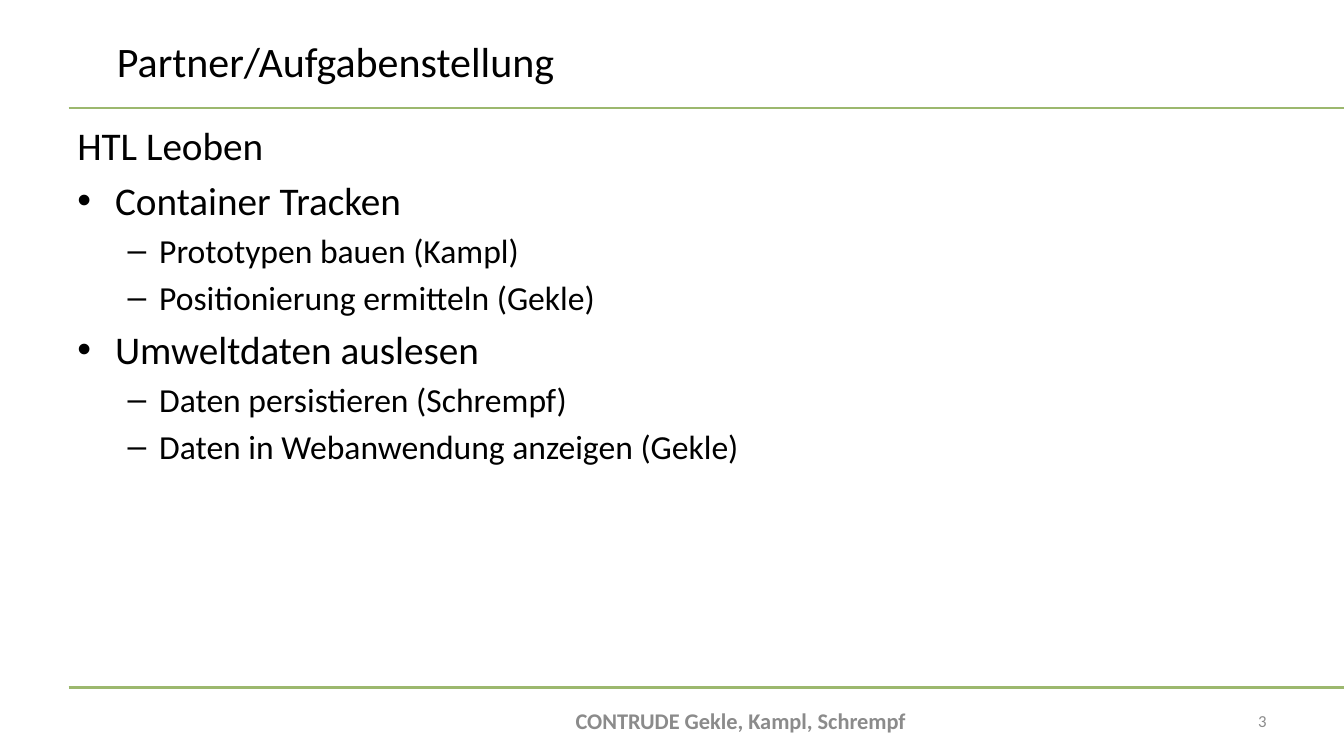
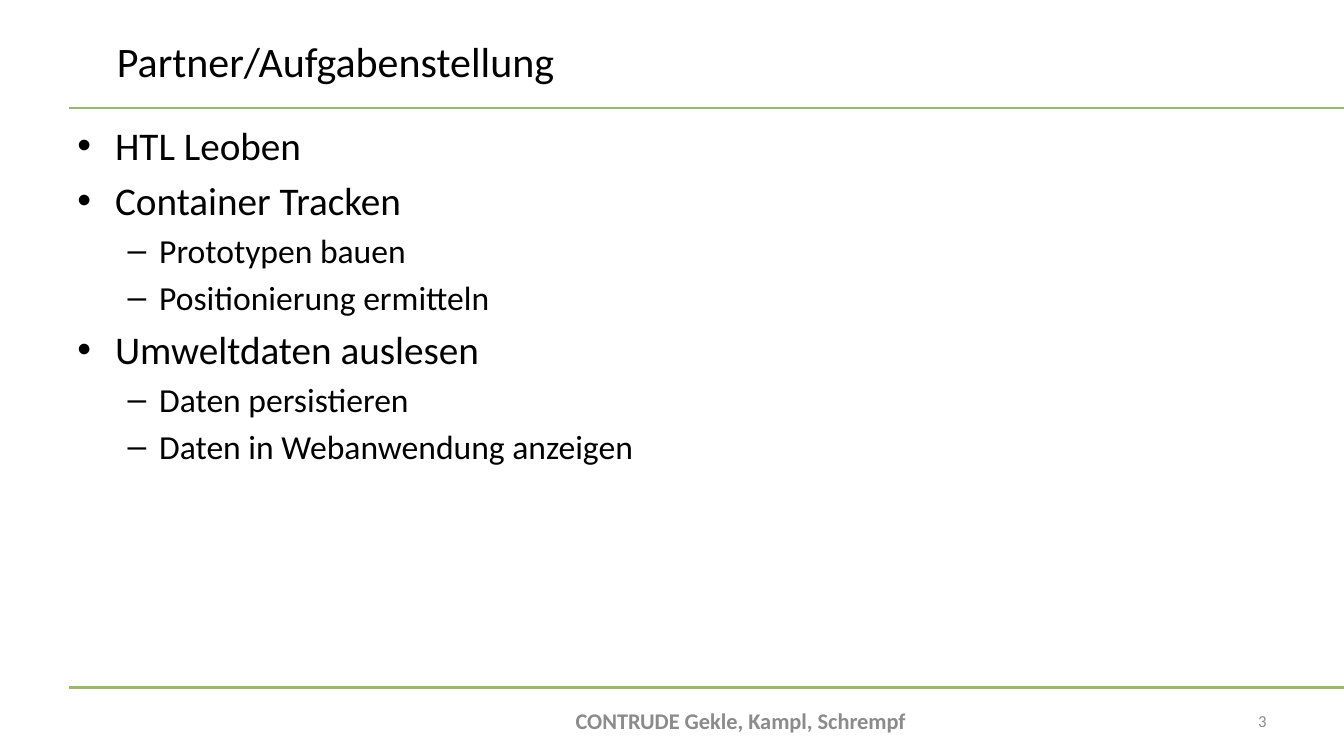
Before and after one commit to bitsneak/Contrude, a slide deck: slide 3 of Diplomarbeit/doc/Presentations/DA-Präsentation2024_Erstpräsentation.pptx. Drawn at 1344x756 pixels with LibreOffice and Linux fonts; fonts in the diff are those of the drawing; background and template pictures are left out. Boxes give left, top, right and bottom in pixels: in the first picture for what was removed or moved away, otherwise in the second. Text is boxed around its words. In the diff, an @@ line names an element or a change of style, - is before the commit and + after.

Commit message:
final presentations #26

```diff
--- a/Diplomarbeit/doc/Presentations/DA-Präsentation2024_Erstpräsentation.pptx
+++ b/Diplomarbeit/doc/Presentations/DA-Präsentation2024_Erstpräsentation.pptx
@@ text at box(115, 132, 301, 161): bullet none to • @@
@@ text at box(159, 239, 489, 316): text changed @@
-  – Prototypen bauen (Kampl)
-  – Positionierung ermitteln (Gekle)
+  – Prototypen bauen
+  – Positionierung ermitteln
@@ text at box(159, 388, 633, 465): text changed @@
-  – Daten persistieren (Schrempf)
-  – Daten in Webanwendung anzeigen (Gekle)
+  – Daten persistieren
+  – Daten in Webanwendung anzeigen
```
Also in this commit, not shown: 8 other slides changed, 2 other files.
